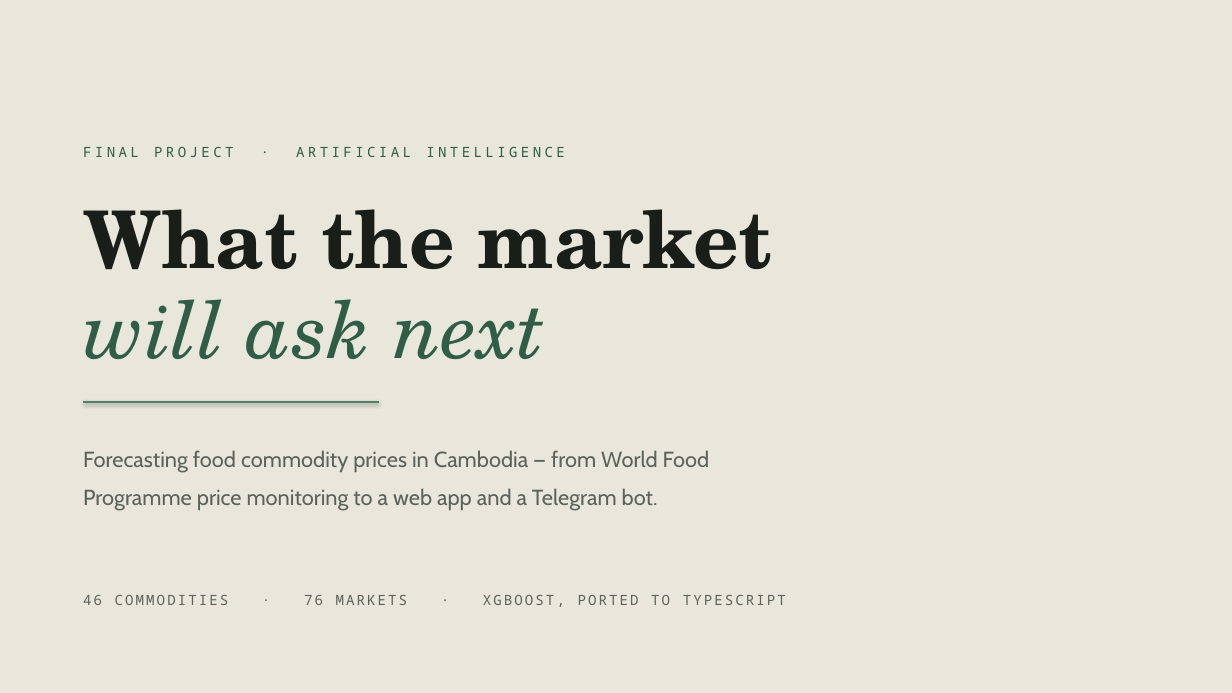
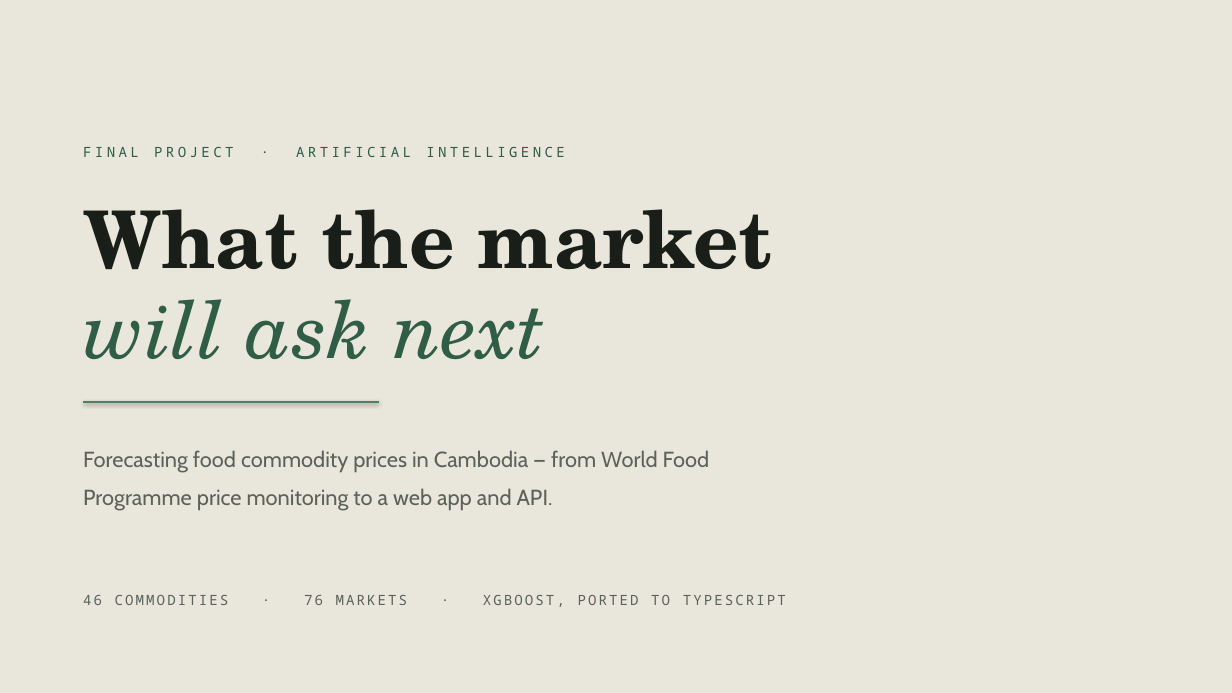
Before and after one commit to vaungsophal/food-price-prediction, a slide deck: slide 1 of reports/Cambodia_Food_Price_Forecast.pptx. Drawn at 1232x693 pixels with LibreOffice and Linux fonts; fonts in the diff are those of the drawing. Boxes give left, top, right and bottom in pixels: in the first picture for what was removed or moved away, otherwise in the second. Text is boxed around its words. In the diff, an @@ line names an element or a change of style, - is before the commit and + after.

Commit message:
remove telegram both

```diff
--- a/reports/Cambodia_Food_Price_Forecast.pptx
+++ b/reports/Cambodia_Food_Price_Forecast.pptx
@@ text at [83, 450, 710, 511]: text changed @@
-Forecasting food commodity prices in Cambodia — from World Food Programme price monitoring to a web app and a Telegram bot.
+Forecasting food commodity prices in Cambodia — from World Food Programme price monitoring to a web app and API.
```
Also in this commit, not shown: 3 other slides changed, 12 other files.
